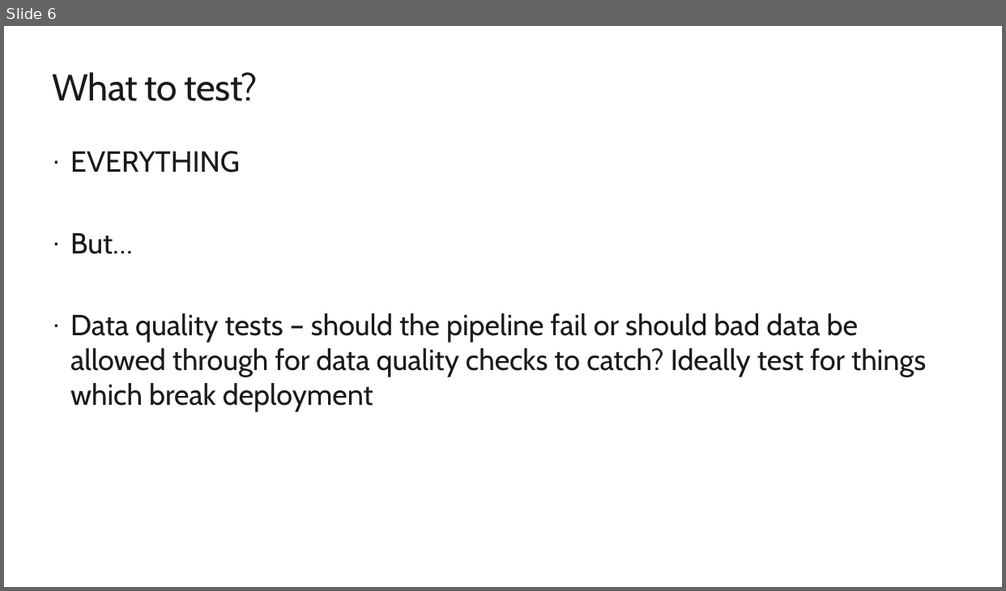
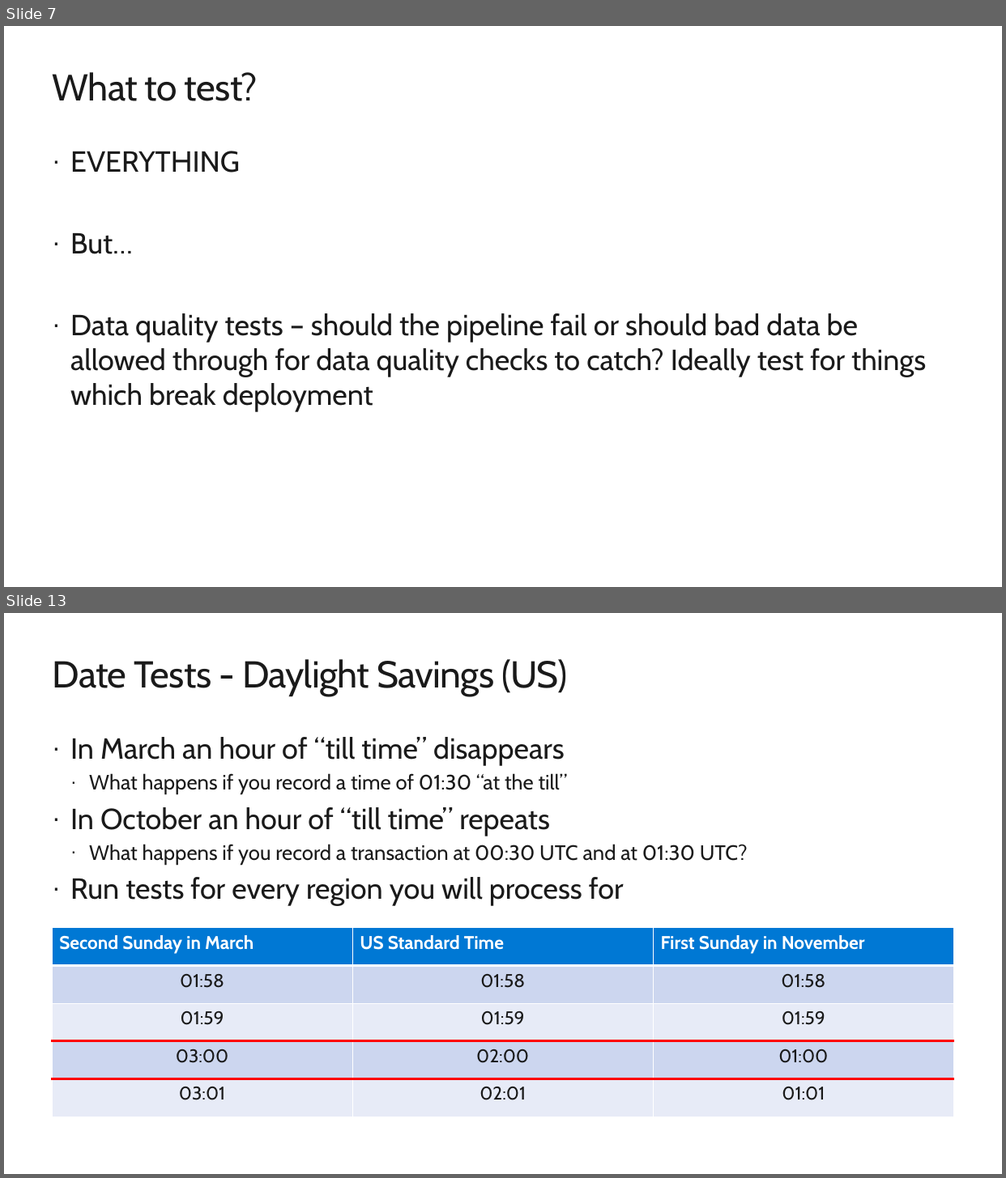
Before and after one commit to arevaloisabel/agiledataoops, a slide deck: Presentations/Testing Intro.pptx. Shown one above the other, each under a label of ours: slide 6 before the commit, slides 7 and 13 after it; the slides between them are not shown. The pictures are 1006x591 and 1006x1178 pixels, drawn with LibreOffice and Linux fonts; fonts in the diff are those of the drawing; background and template pictures are left out. Boxes give left, top, right and bottom in pixels: in the first picture for what was removed or moved away, otherwise in the second. Text is boxed around its words. In the diff, an @@ line names an element or a change of style, - is before the commit and + after.

```diff
--- a/Presentations/Testing Intro.pptx
+++ b/Presentations/Testing Intro.pptx
@@ slide 13 added at (4, 613, 1002, 1174), background #FFFFFF @@
@@ title added at (52, 659, 568, 696), 36 pt, text #1A1A1A @@
+Date Tests - Daylight Savings (US)
@@ text added at (70, 737, 748, 906), 28 pt, text #1A1A1A @@
+· In March an hour of “till time” disappears
+  · What happens if you record a time of 01:30 “at the till”
+· In October an hour of “till time” repeats
+  · What happens if you record a transaction at 00:30 UTC and at 01:30 UTC?
+· Run tests for every region you will process for
@@ table added at (52, 928, 955, 1117), 5 rows, 3 columns @@
+Second Sunday in March | US Standard Time | First Sunday in November
+01:58 | 01:58 | 01:58
+01:59 | 01:59 | 01:59
+03:00 | 02:00 | 01:00
+03:01 | 02:01 | 01:01
@@ what was slide 6 is now slide 7 @@
```
Also in this commit, not shown: 5 slides changed, 10 other slides added, 6 other files.
